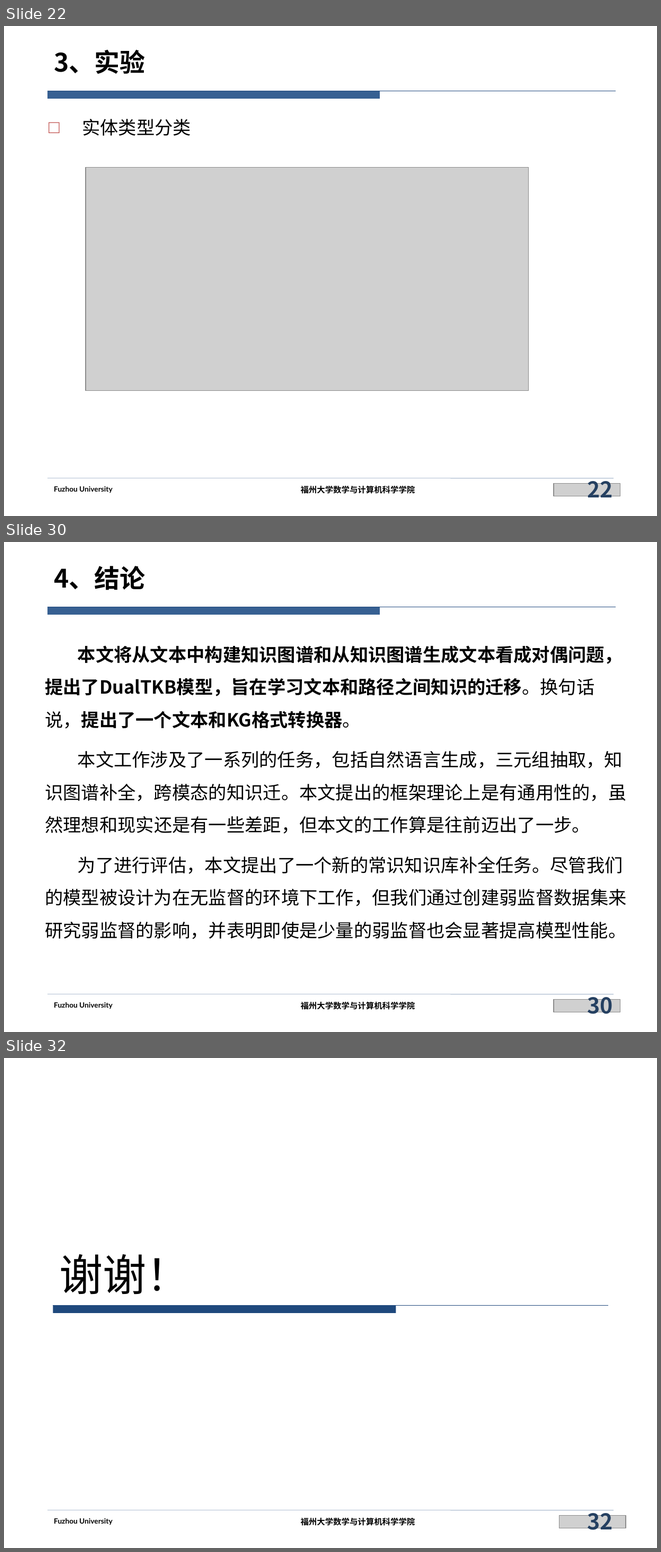
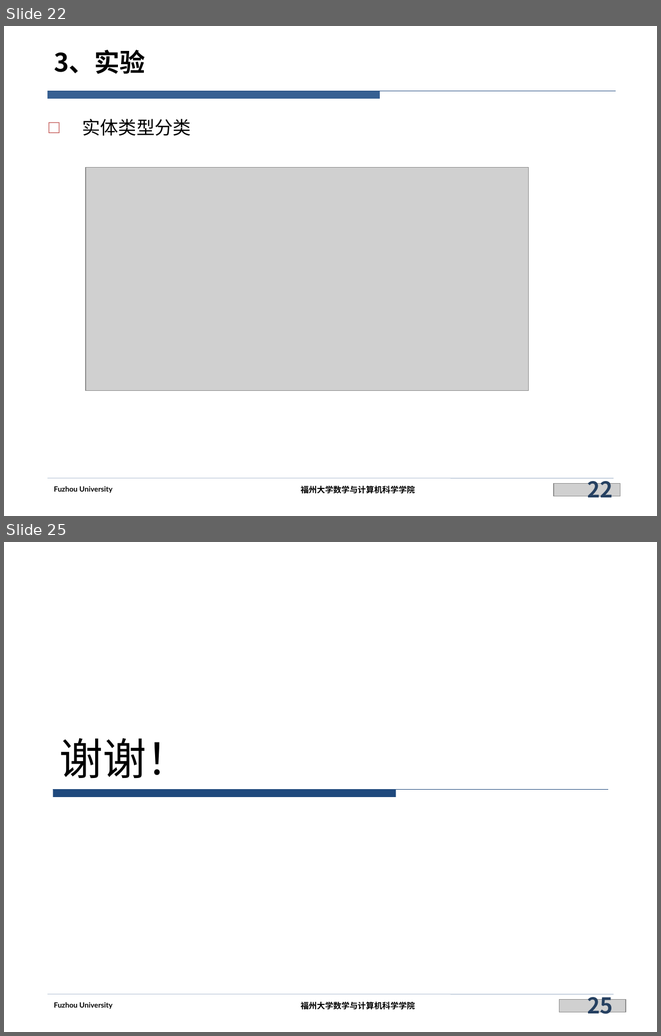
Before and after one commit to siberia0015/Paper-Report, a slide deck: 实验室/ConnectE/ConnectE.pptx. Shown one above the other, each under a label of ours: slides 22, 30 and 32 before the commit, slides 22 and 25 after it; the slides between them are not shown. The pictures are 661x1552 and 661x1036 pixels, drawn with LibreOffice and Linux fonts; fonts in the diff are those of the drawing; grey boxes stand for pictures; background and template pictures are left out. Boxes give left, top, right and bottom in pixels: in the first picture for what was removed or moved away, otherwise in the second. Text is boxed around its words. In the diff, an @@ line names an element or a change of style, - is before the commit and + after.

```diff
--- a/实验室/ConnectE/ConnectE.pptx
+++ b/实验室/ConnectE/ConnectE.pptx
@@ slide 30 removed at (4,542,657,1032), background #FFFFFF; not listed: 5 template elements that a slide beside it also shows @@
@@ title removed at (54,566,145,590) @@
-4、结论
@@ text removed at (45,645,626,939) @@
-本文将从文本中构建知识图谱和从知识图谱生成文本看成对偶问题，提出了DualTKB模型，旨在学习文本和路径之间知识的迁移。换句话说，提出了一个文本和KG格式转换器。
-本文工作涉及了一系列的任务，包括自然语言生成，三元组抽取，知识图谱补全，跨模态的知识迁。本文提出的框架理论上是有通用性的，虽然理想和现实还是有一些差距，但本文的工作算是往前迈出了一步。
-为了进行评估，本文提出了一个新的常识知识库补全任务。尽管我们的模型被设计为在无监督的环境下工作，但我们通过创建弱监督数据集来研究弱监督的影响，并表明即使是少量的弱监督也会显著提高模型性能。
@@ picture removed at (554,999,620,1012) @@
@@ page number removed at (587,990,612,1018) @@
-30
@@ what was slide 32 is now slide 25 @@
@@ page number at (587,990,612,1018): text changed @@
-32
+25
```
Also in this commit, not shown: 2 slides changed, 6 other slides removed.
